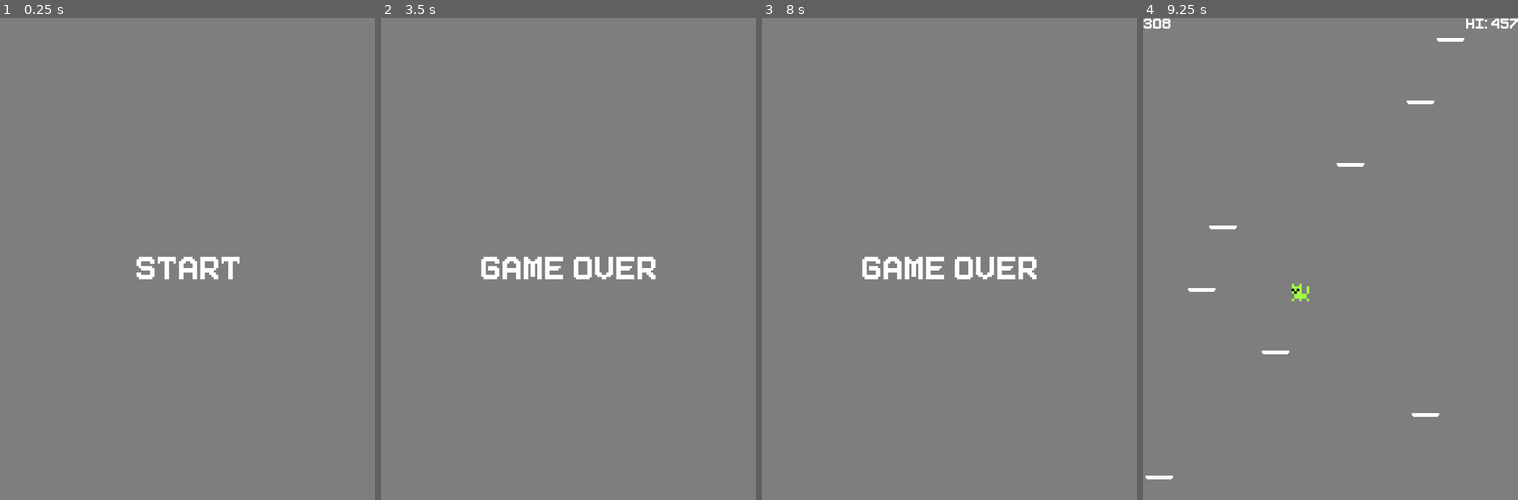
Above: before the commit, frames 1-4 (left to right).
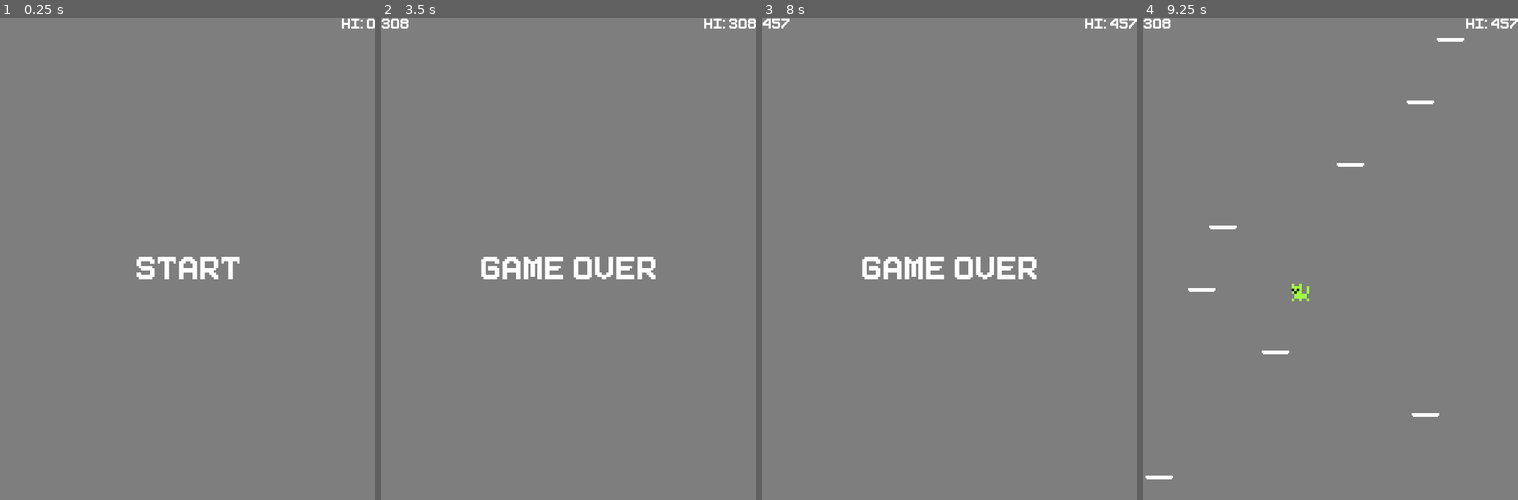
Above: after the commit, the same moments.

Repository: JackQuentinForde/Jumpycat
Game: Godot game, scene res://Scenes/Start.tscn
Two runs of this game, one before a commit and one after it. Both use one fixed random seed, a clock stepped at 60 frames per second and the inputs below.
Inputs (mouse positions are in pixels of both pictures, inside the frame that each line leads up to):
- Up to frame 1 (0.25 s): no input
- Up to frame 2 (3.5 s): tap Enter at 0.5 s; move the mouse to (651, 244) at 0.52 s; hold Right (ui_right) 0.53-1.28 s; click (651, 244) at 0.67 s; move the mouse to (493, 292) at 1.27 s; hold Left (ui_left) 1.28-2.03 s; move the mouse to (606, 157) at 2.02 s; hold Right (ui_right) from 2.03 s (still down); move the mouse to (549, 369) at 2.77 s; click (549, 369) at 2.92 s
- Up to frame 3 (8 s): move the mouse to (1062, 340) at 3.52 s; release Right (ui_right) at 3.53 s; hold Left (ui_left) 3.53-5.78 s; move the mouse to (837, 191) at 4.27 s; move the mouse to (968, 268) at 5.02 s; click (968, 268) at 5.17 s; move the mouse to (893, 143) at 5.77 s; hold Right (ui_right) from 5.78 s (still down); move the mouse to (1032, 244) at 6.52 s; tap Space at 7.25 s; move the mouse to (874, 292) at 7.27 s; click (874, 292) at 7.42 s
- Up to frame 4 (9.25 s): move the mouse to (1368, 157) at 8.02 s; release Right (ui_right) at 8.03 s; hold Left (ui_left) from 8.03 s (still down); move the mouse to (1311, 369) at 8.77 s

The runs differ from the first frame. In frame 1, 0.1% of the frame differs, in the area x 91-100%, y 0-3%; in frame 2, 0.3%, in the area x 0-100%, y 0-3%; in frame 3, 0.2%; in frame 4, nothing differs.

Commit message:
Better Game Over and Start screen

Diff:
--- a/Scenes/Game Over.tscn
+++ b/Scenes/Game Over.tscn
@@ -1,7 +1,22 @@
-[gd_scene load_steps=4 format=2]
+[gd_scene load_steps=9 format=2]
 
 [ext_resource path="res://Assets/Fonts/Pixeboy-z8XGD.ttf" type="DynamicFontData" id=1]
 [ext_resource path="res://Scripts/Game Over.gd" type="Script" id=2]
+
+[sub_resource type="DynamicFont" id=9]
+font_data = ExtResource( 1 )
+
+[sub_resource type="Theme" id=6]
+default_font = SubResource( 9 )
+
+[sub_resource type="DynamicFont" id=7]
+font_data = ExtResource( 1 )
+
+[sub_resource type="DynamicFont" id=10]
+font_data = ExtResource( 1 )
+
+[sub_resource type="Theme" id=8]
+default_font = SubResource( 10 )
 
 [sub_resource type="DynamicFont" id=1]
 size = 36
@@ -10,6 +25,32 @@
 [node name="Game Over" type="Control"]
 script = ExtResource( 2 )
 
-[node name="Game Over" type="Label" parent="."]
+[node name="CanvasLayer" type="CanvasLayer" parent="."]
+
+[node name="Highscore" type="Label" parent="CanvasLayer"]
+anchor_left = 1.0
+anchor_right = 1.0
+margin_left = -133.0
+margin_bottom = 14.0
+theme = SubResource( 6 )
+custom_fonts/font = SubResource( 7 )
+text = "HI: 99999999999999"
+align = 2
+
+[node name="Score" type="Label" parent="CanvasLayer"]
+margin_right = 40.0
+margin_bottom = 14.0
+theme = SubResource( 8 )
+text = "Test"
+
+[node name="Game Over" type="Label" parent="CanvasLayer"]
+anchor_left = 0.5
+anchor_top = 0.5
+anchor_right = 0.5
+anchor_bottom = 0.5
+margin_left = -71.0
+margin_top = -10.5
+margin_right = 71.0
+margin_bottom = 10.5
 custom_fonts/font = SubResource( 1 )
 text = "Game Over"
--- a/Scenes/Start.tscn
+++ b/Scenes/Start.tscn
@@ -1,7 +1,16 @@
-[gd_scene load_steps=4 format=2]
+[gd_scene load_steps=7 format=2]
 
 [ext_resource path="res://Scripts/Start.gd" type="Script" id=1]
 [ext_resource path="res://Assets/Fonts/Pixeboy-z8XGD.ttf" type="DynamicFontData" id=2]
+
+[sub_resource type="DynamicFont" id=5]
+font_data = ExtResource( 2 )
+
+[sub_resource type="Theme" id=6]
+default_font = SubResource( 5 )
+
+[sub_resource type="DynamicFont" id=7]
+font_data = ExtResource( 2 )
 
 [sub_resource type="DynamicFont" id=1]
 size = 36
@@ -10,6 +19,26 @@
 [node name="Start" type="Control"]
 script = ExtResource( 1 )
 
-[node name="Start" type="Label" parent="."]
+[node name="CanvasLayer" type="CanvasLayer" parent="."]
+
+[node name="Highscore" type="Label" parent="CanvasLayer"]
+anchor_left = 1.0
+anchor_right = 1.0
+margin_left = -133.0
+margin_bottom = 14.0
+theme = SubResource( 6 )
+custom_fonts/font = SubResource( 7 )
+text = "HI: 99999999999999"
+align = 2
+
+[node name="Start" type="Label" parent="CanvasLayer"]
+anchor_left = 0.5
+anchor_top = 0.5
+anchor_right = 0.5
+anchor_bottom = 0.5
+margin_left = -42.5
+margin_top = -10.5
+margin_right = 42.5
+margin_bottom = 10.5
 custom_fonts/font = SubResource( 1 )
 text = "Start"
--- a/Scripts/Game Over.gd
+++ b/Scripts/Game Over.gd
@@ -2,10 +2,11 @@
 
 var xPosition = ProjectSettings.get_setting("display/window/size/width") / 2
 var yPosition = ProjectSettings.get_setting("display/window/size/height") / 2
+onready var globalScript = get_node("/root/Global")
 
 func _ready():
-	$"Game Over".margin_left = xPosition - ($"Game Over".rect_size.x / 2)
-	$"Game Over".margin_top = yPosition - ($"Game Over".rect_size.y / 2)
+	$CanvasLayer/Highscore.text = "HI: " + globalScript.ReadHighScore()
+	$CanvasLayer/Score.text = str(globalScript.score)
 
 func _input(event):
 	if (event is InputEventKey or event is InputEventJoypadButton or event is InputEventScreenTouch) and event.pressed:
--- a/Scripts/Game.gd
+++ b/Scripts/Game.gd
@@ -15,7 +15,6 @@
 var lastPlatformYPosition
 var lastPlatformType = ""
 var platformMoveDirection = 1
-var score = 0
 onready var player = get_node("Player")
 onready var globalScript = get_node("/root/Global")
 
@@ -26,11 +25,12 @@
 		AddBasicPlatform()
 	rng.randomize()
 	platformMoveDirection = rng.randi_range(1, 2)
+	globalScript.score = 0
 
 func _physics_process(_delta):
-	if (-player.global_position.y > score):
-		score = int(-player.global_position.y)
-	$Control/CanvasLayer/Score.text = str(score)
+	if (-player.global_position.y > globalScript.score):
+		globalScript.score = int(-player.global_position.y)
+	$Control/CanvasLayer/Score.text = str(globalScript.score)
 	if (player.global_position.y < lastPlatformYPosition + 150):
 		AddPlatform()
 	if (player.global_position.y > lastPlatformYPosition + 1000):
@@ -136,5 +136,5 @@
 	get_parent().call_deferred("add_child", newPlatform)
 
 func GameOver():
-	globalScript.SaveScore(str(score))
+	globalScript.SaveScore(str(globalScript.score))
 	get_tree().change_scene("res://Scenes/Game Over.tscn")
--- a/Scripts/Global.gd
+++ b/Scripts/Global.gd
@@ -2,6 +2,7 @@
 
 var saveGame = File.new()
 var savePath = "user://jcHighscore.save"
+var score = 0
 
 func ReadHighScore():
 	saveGame.open(savePath, File.READ)
--- a/Scripts/Start.gd
+++ b/Scripts/Start.gd
@@ -2,10 +2,10 @@
 
 var xPosition = ProjectSettings.get_setting("display/window/size/width") / 2
 var yPosition = ProjectSettings.get_setting("display/window/size/height") / 2
+onready var globalScript = get_node("/root/Global")
 
 func _ready():
-	$"Start".margin_left = xPosition - ($"Start".rect_size.x / 2)
-	$"Start".margin_top = yPosition - ($"Start".rect_size.y / 2)
+	$CanvasLayer/Highscore.text = "HI: " + globalScript.ReadHighScore()
 
 func _input(event):
 	if (event is InputEventKey or event is InputEventJoypadButton or event is InputEventScreenTouch) and event.pressed:
Not shown: 1 places in Scenes/Game.tscn that only renumber resources
